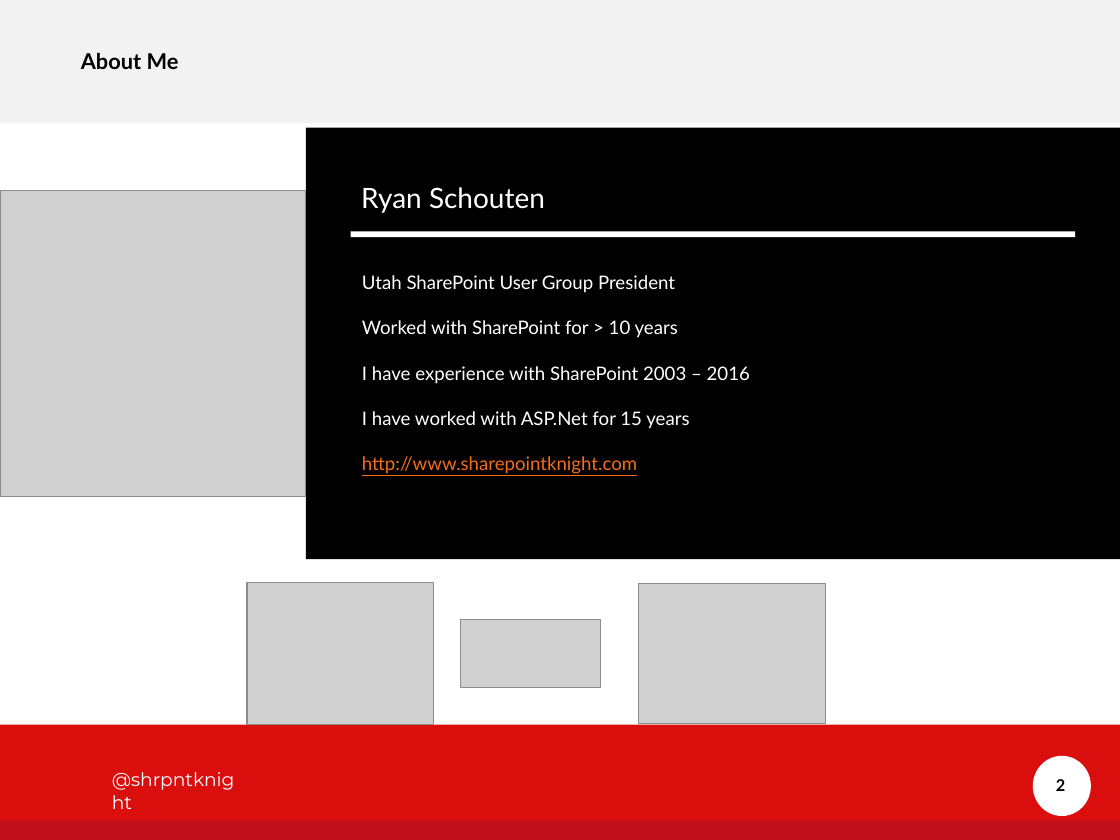
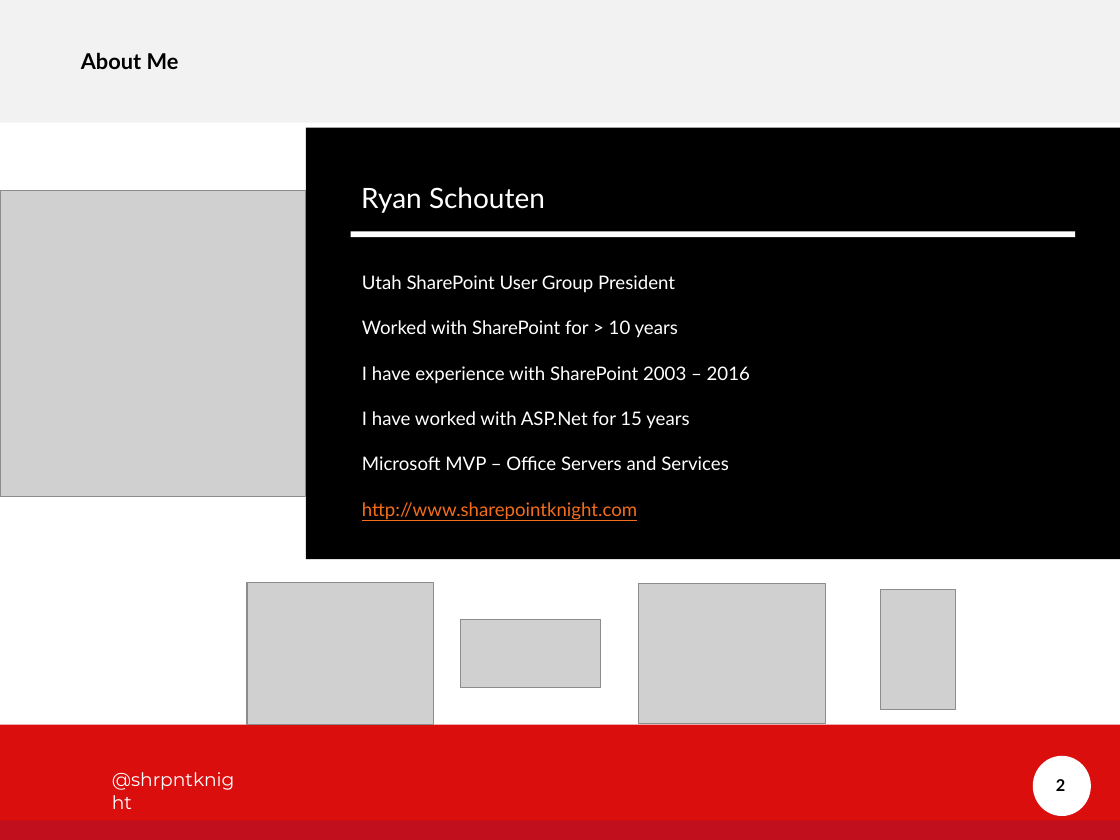
Before and after one commit to sharepointknight/react-demo, a slide deck: slide 2 of Not sure how you should REACT.pptx. Drawn at 1120x840 pixels with LibreOffice and Linux fonts; fonts in the diff are those of the drawing; grey boxes stand for pictures; background and template pictures are left out. Boxes give left, top, right and bottom in pixels: in the first picture for what was removed or moved away, otherwise in the second. Text is boxed around its words. In the diff, an @@ line names an element or a change of style, - is before the commit and + after.

```diff
--- a/Not sure how you should REACT.pptx
+++ b/Not sure how you should REACT.pptx
@@ text at [362, 456, 728, 470]: paragraph added @@
+Microsoft MVP – Office Servers and Services
@@ picture added at [880, 589, 956, 709] @@
```
Also in this commit, not shown: 4 other slides changed, 1 slide added, 1 slide removed.
